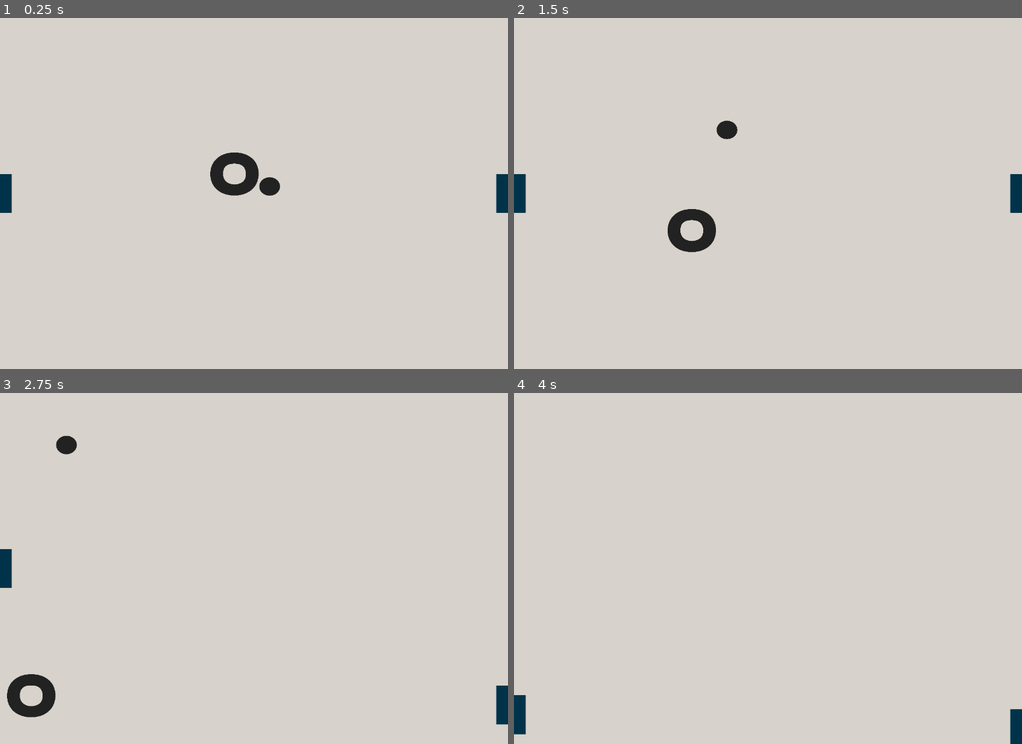
Above: before the commit, frames 1-4 (two rows, left to right).
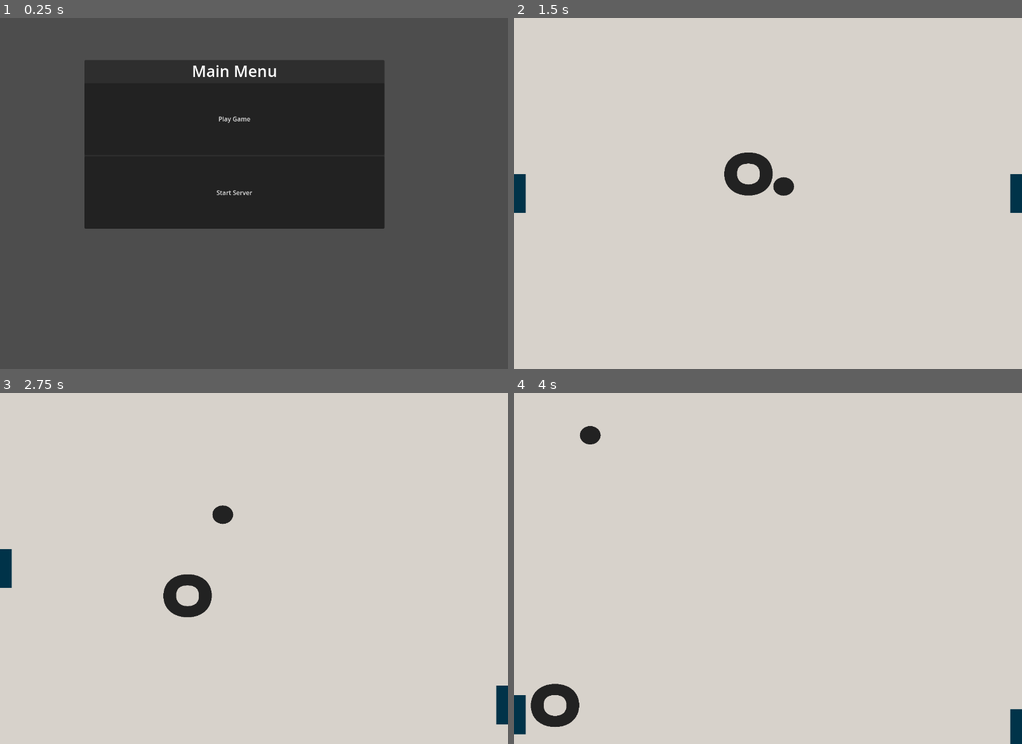
Above: after the commit, the same moments.

Repository: Noxemia/Omegapoont-game-jam
Game: Godot game, scene res://scenes/main_menu.tscn
Two runs of this game, one before a commit and one after it. Both use one fixed random seed, a clock stepped at 60 frames per second and the inputs below. Before the commit the project starts from res://scenes/game.tscn.
Inputs (mouse positions are in pixels of both pictures, inside the frame that each line leads up to):
- Up to frame 1 (0.25 s): no input
- Up to frame 2 (1.5 s): click (747, 193) at 0.5 s, where only the run after the commit has a clickable "Start Server"; click (747, 119) at 1.25 s, where only the run after the commit has a clickable "Play Game"
- Up to frame 3 (2.75 s): hold Down (RightPaddleDown) from 2.03 s (still down)
- Up to frame 4 (4 s): release Down (RightPaddleDown) at 2.78 s; hold S (LeftPaddleDown) 2.78-3.53 s; hold Down (RightPaddleDown) from 3.53 s (still down)

The runs differ from the first frame. In frame 1, 99% of the frame differs, in the area x 0-100%, y 0-100%; in frame 2, 1.8%; in frame 3, 1.8%; in frame 4, 0.9%.
Error in both runs: Invalid access of index '2' on a base object of type: 'PackedStringArray'. (res://scripts/autoload/client.gd:8)

Commit message:
Add main menu and two buttons, only play works for now

Diff:
--- a/project.godot
+++ b/project.godot
@@ -11,7 +11,7 @@
 [application]
 
 config/name="OPong"
-run/main_scene="uid://ud83ejkwrm6a"
+run/main_scene="uid://hqlqqooouj5"
 config/features=PackedStringArray("4.5", "Mobile")
 config/icon="res://icon.svg"
 
--- /dev/null
+++ b/scenes/main_menu.tscn
@@ -0,0 +1,37 @@
+[gd_scene load_steps=2 format=3 uid="uid://hqlqqooouj5"]
+
+[ext_resource type="Script" uid="uid://bxb8m8imuel43" path="res://scripts/main_menu.gd" id="1_l6cm7"]
+
+[node name="main_menu" type="PanelContainer"]
+anchors_preset = 15
+anchor_right = 1.0
+anchor_bottom = 1.0
+offset_left = 216.0
+offset_top = 108.0
+offset_right = -316.0
+offset_bottom = -360.0
+grow_horizontal = 2
+grow_vertical = 2
+script = ExtResource("1_l6cm7")
+
+[node name="VBoxContainer" type="VBoxContainer" parent="."]
+layout_mode = 2
+
+[node name="Title" type="Label" parent="VBoxContainer"]
+layout_mode = 2
+theme_override_font_sizes/font_size = 40
+text = "Main Menu"
+horizontal_alignment = 1
+
+[node name="Button_Play" type="Button" parent="VBoxContainer"]
+layout_mode = 2
+size_flags_vertical = 3
+text = "Play Game"
+
+[node name="Button_Server" type="Button" parent="VBoxContainer"]
+layout_mode = 2
+size_flags_vertical = 3
+text = "Start Server"
+
+[connection signal="pressed" from="VBoxContainer/Button_Play" to="." method="_on_button_play_pressed"]
+[connection signal="pressed" from="VBoxContainer/Button_Server" to="." method="_on_button_server_pressed"]
--- /dev/null
+++ b/scripts/main_menu.gd
@@ -0,0 +1,11 @@
+extends PanelContainer
+
+const GAME = preload("res://scenes/game.tscn")
+
+func _on_button_play_pressed() -> void:
+	get_tree().change_scene_to_packed(GAME)
+
+func _on_button_server_pressed() -> void:
+	# Mayhaps call on some type of start server function in server.gd
+	# Then we can change some stuff in autoloads and the scripts, after that we should be able to get a dedicated server up on itch.io
+	pass # Replace with function body.
Not shown, added: scripts/main_menu.gd.uid
